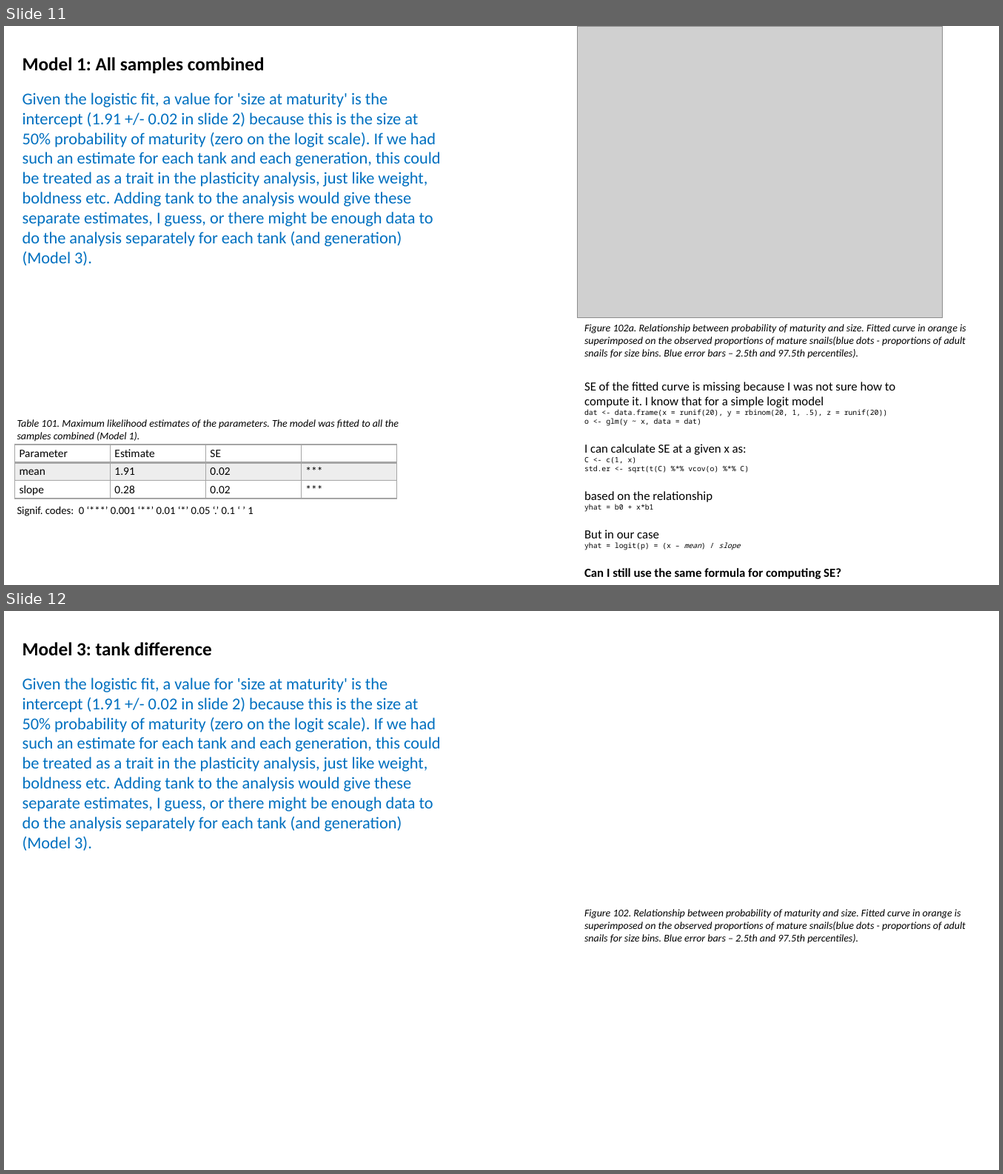
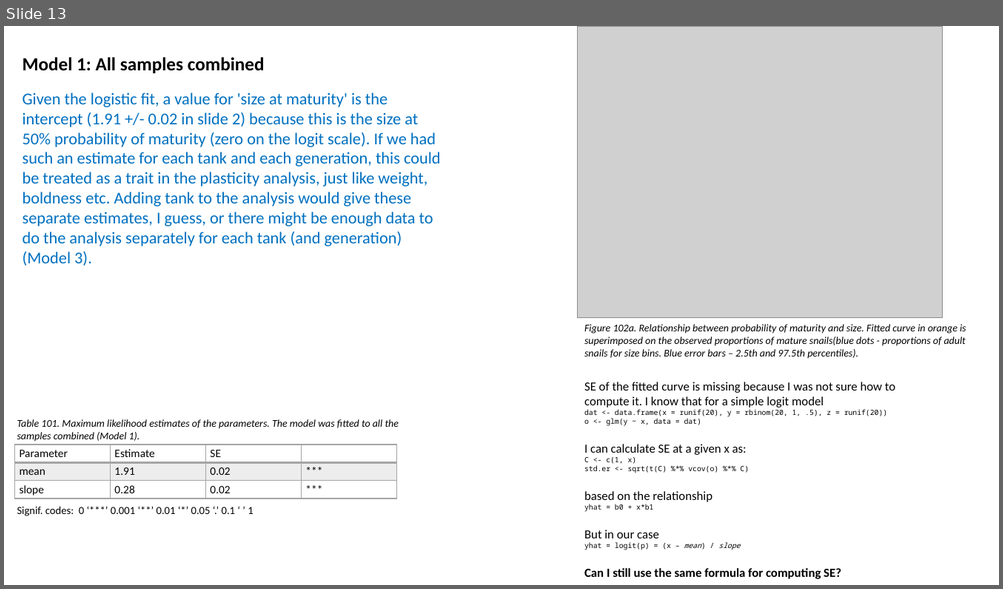
Before and after one commit to sam0per/Littorina_CZ_offspring, a slide deck: docs/Littorina_offspring_size_maturity.pptx. Shown one above the other, each under a label of ours: slides 11 and 12 before the commit, slide 13 after it. The pictures are 1003x1174 and 1003x589 pixels, drawn with LibreOffice and Linux fonts; fonts in the diff are those of the drawing; grey boxes stand for pictures. Boxes give left, top, right and bottom in pixels: in the first picture for what was removed or moved away, otherwise in the second. Text is boxed around its words. In the diff, an @@ line names an element or a change of style, - is before the commit and + after.

```diff
--- a/docs/Littorina_offspring_size_maturity.pptx
+++ b/docs/Littorina_offspring_size_maturity.pptx
@@ slide 12 removed at box(4, 611, 999, 1170), background #FFFFFF @@
@@ text removed at box(22, 642, 212, 656) @@
-Model 3: tank difference
@@ text removed at box(22, 678, 441, 851) @@
-Given the logistic fit, a value for 'size at maturity' is the intercept (1.91 +/- 0.02 in slide 2) because this is the size at 50% probability of maturity (zero on the logit scale). If we had such an estimate for each tank and each generation, this could be treated as a trait in the plasticity analysis, just like weight, boldness etc. Adding tank to the analysis would give these separate estimates, I guess, or there might be enough data to do the analysis separately for each tank (and generation) (Model 3).
@@ text removed at box(584, 909, 965, 944) @@
-Figure 102. Relationship between probability of maturity and size. Fitted curve in orange is superimposed on the observed proportions of mature snails(blue dots - proportions of adult snails for size bins. Blue error bars – 2.5th and 97.5th percentiles).
@@ what was slide 11 is now slide 13 @@
```
Also in this commit, not shown: 3 slides changed, 2 slides added, 2 other files.
